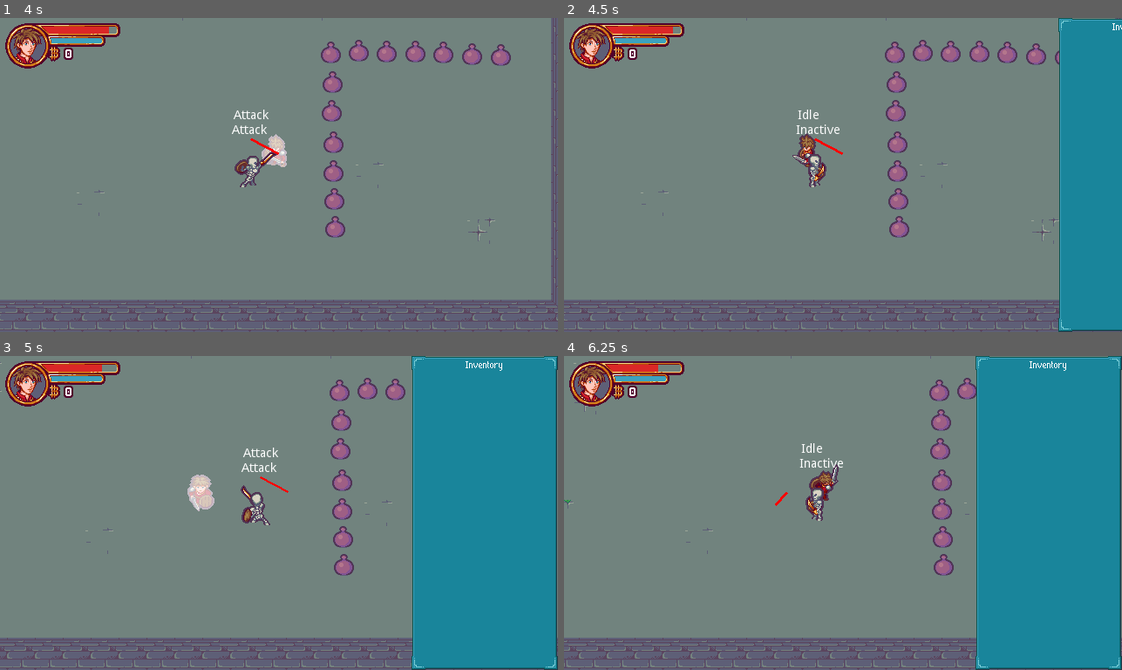
Above: before the commit, frames 1-4 (two rows, left to right).
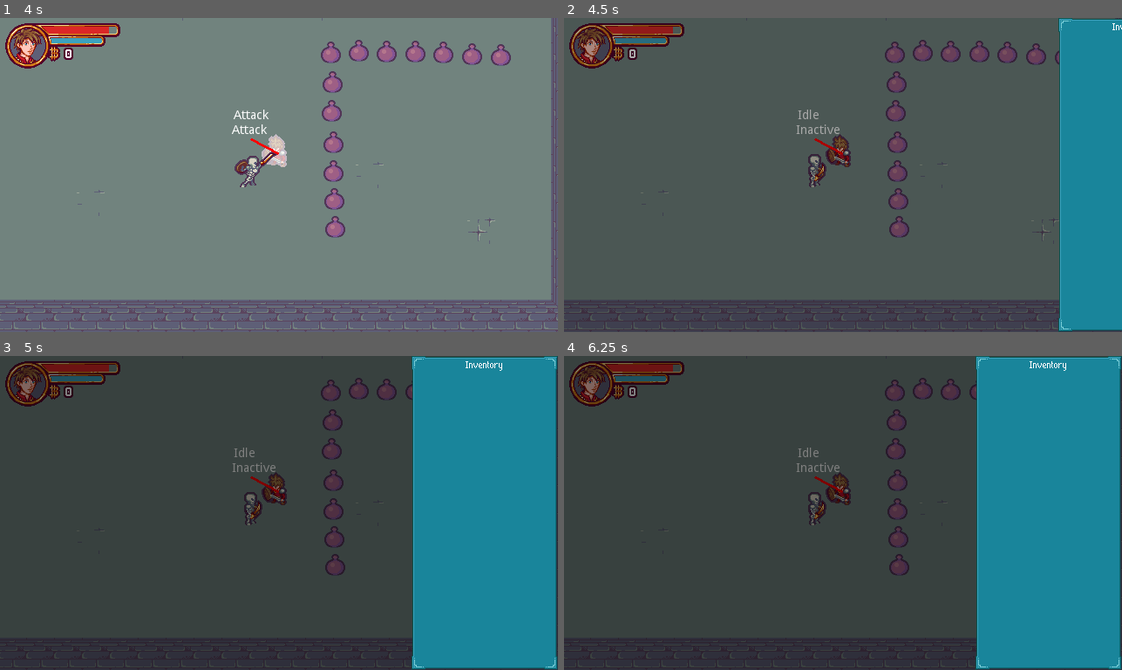
Above: after the commit, the same moments.

Repository: EvilYep/godot-rogue-like-tutorial
Game: Godot game, scene res://Scenes/Levels/Level.tscn
The game is run twice, just before and just after one commit, with the same random seed, the same clock (stepped at 60 frames per second) and the same inputs.
Inputs:
- Up to frame 1 (4 s): tap Enter (ui_accept) at 0.5, 0.77, 1.52, 3.02, 3.77 s; hold Right (ui_right) 0.53-1.28 s; hold Ctrl (block) 0.53-1.28 s; hold Down (ui_down) 1.28-2.03 s; tap Ctrl (block) at 1.35, 2.85 s; hold Right (ui_right) 2.03-2.78 s; hold Ctrl (block) 2.03-2.78 s; hold Up (ui_up) 2.78-3.53 s; hold Left (ui_left) from 3.53 s (still down); hold Ctrl (block) from 3.53 s (still down)
- Up to frame 2 (4.5 s): keep holding Left (ui_left); tap I (inventory) at 4.15 s; release Ctrl (block) at 4.28 s; tap Ctrl (block) at 4.35 s
- Up to frame 3 (5 s): keep holding Left (ui_left); tap Enter (ui_accept) at 4.52 s
- Up to frame 4 (6.25 s): release Left (ui_left) at 5.03 s; hold Down (ui_down) 5.03-5.78 s; hold Ctrl (block) 5.03-5.78 s; hold Right (ui_right) from 5.78 s (still down); tap Ctrl (block) at 5.85 s; tap Enter (ui_accept) at 6.02 s

Frame 1 is identical in both runs. In frame 2, 89% of the frame differs, in the area x 0-100%, y 0-100%; in frame 3, 74%; in frame 4, 74%.

Commit message:
Inventory UI - Navigation :compass:

Diff:
--- a/Resources/ItemDropWeight/MP_potion_weight.tres
+++ b/Resources/ItemDropWeight/MP_potion_weight.tres
@@ -6,4 +6,4 @@
 [resource]
 script = ExtResource( 1 )
 item_data = ExtResource( 2 )
-weight = 5.0
+weight = 20.0
--- a/Resources/ItemDropWeight/void_weight.tres
+++ b/Resources/ItemDropWeight/void_weight.tres
@@ -4,4 +4,4 @@
 
 [resource]
 script = ExtResource( 1 )
-weight = 25.0
+weight = 5.0
--- a/Scenes/Levels/Level.tscn
+++ b/Scenes/Levels/Level.tscn
@@ -18,6 +18,7 @@
 [ext_resource path="res://Scenes/UI/Inventory/InventoryDataManager.gd" type="Script" id=16]
 [ext_resource path="res://Scenes/UI/Inventory/InventoryItemList.gd" type="Script" id=17]
 [ext_resource path="res://Themes/MainTheme.tres" type="Theme" id=18]
+[ext_resource path="res://Scenes/UI/BlackVeil.gd" type="Script" id=19]
 [ext_resource path="res://Scenes/UI/Inventory/Inventory.gd" type="Script" id=20]
 
 [sub_resource type="ConvexPolygonShape2D" id=2]
@@ -546,6 +547,7 @@
 [node name="UI_Container" type="CanvasLayer" parent="."]
 
 [node name="UI" type="Control" parent="UI_Container"]
+pause_mode = 2
 anchor_right = 1.0
 anchor_bottom = 1.0
 theme = ExtResource( 18 )
@@ -622,6 +624,15 @@
 "_edit_lock_": true
 }
 
+[node name="BlackVeil" type="ColorRect" parent="UI_Container/UI"]
+light_mask = 0
+anchor_right = 1.0
+anchor_bottom = 1.0
+color = Color( 0, 0, 0, 0 )
+script = ExtResource( 19 )
+
+[node name="Tween" type="Tween" parent="UI_Container/UI/BlackVeil"]
+
 [node name="Inventory" type="Control" parent="UI_Container/UI"]
 anchor_right = 1.0
 anchor_bottom = 1.0
@@ -680,5 +691,7 @@
 [node name="Door" parent="." instance=ExtResource( 15 )]
 position = Vector2( 480, 32 )
 
+[connection signal="hidden_changed" from="UI_Container/UI/Inventory" to="UI_Container/UI/Inventory/Panel/VBoxContainer/ItemList" method="_on_Inventory_hidden_changed"]
+[connection signal="hidden_changed" from="UI_Container/UI/Inventory" to="UI_Container/UI/BlackVeil" method="_on_Inventory_hidden_changed"]
 [connection signal="item_added" from="UI_Container/UI/Inventory/InventoryDataManager" to="UI_Container/UI/Inventory/Panel/VBoxContainer/ItemList" method="_on_InventoryDataManager_item_added"]
 [connection signal="item_removed" from="UI_Container/UI/Inventory/InventoryDataManager" to="UI_Container/UI/Inventory/Panel/VBoxContainer/ItemList" method="_on_InventoryDataManager_item_removed"]
--- /dev/null
+++ b/Scenes/UI/BlackVeil.gd
@@ -0,0 +1,12 @@
+extends ColorRect
+
+onready var tween = $Tween
+
+func fade(fade_in: bool) -> void:
+	var to = 0.5 if fade_in else 0.0
+
+	tween.interpolate_property(self, "color:a", color.a, to, 0.5)
+	tween.start()
+
+func _on_Inventory_hidden_changed(hidden: bool) -> void:
+	fade(!hidden)
--- a/Scenes/UI/Inventory/Inventory.gd
+++ b/Scenes/UI/Inventory/Inventory.gd
@@ -4,6 +4,7 @@
 
 onready var tween = $Tween
 onready var panel = $Panel
+onready var item_list = $Panel/VBoxContainer/ItemList
 onready var hidden_position = rect_position
 onready var visible_position = rect_position - panel.rect_size * Vector2.RIGHT
 
@@ -38,7 +39,17 @@
 	if Input.is_action_just_pressed("inventory"):
 		set_hidden(!hidden)
 
+	if hidden:
+		return
+
+	if Input.is_action_just_pressed("ui_up"):
+		item_list.navigate_up()
+
+	if Input.is_action_just_pressed("ui_down"):
+		item_list.navigate_down()
+
 #### SIGNAL RESPONSES ####
 
 func _on_hidden_changed(_value :bool) -> void:
 	_animation(!hidden)
+	get_tree().paused = !hidden
--- a/Scenes/UI/Inventory/InventoryItemList.gd
+++ b/Scenes/UI/Inventory/InventoryItemList.gd
@@ -1,6 +1,26 @@
 extends ItemList
 
 class_name InventoryItemList
+
+var selected_item_id : int = -1 setget set_selected_item_id, get_selected_item_id
+
+signal selected_item_id_changed(id)
+
+#### ACCESSORS ####
+
+func set_selected_item_id(value : int) -> void:
+	if selected_item_id == -1:
+		selected_item_id = value
+	else:
+		selected_item_id = wrapi(value, 0, get_item_count())
+
+	emit_signal("selected_item_id_changed", selected_item_id)
+func get_selected_item_id() -> int: return selected_item_id
+
+#### BUILT-IN ####
+
+func _ready() -> void:
+	var __ = connect("selected_item_id_changed", self, "_on_selected_item_id_changed")
 
 #### LOGIC ####
 
@@ -24,6 +44,18 @@
 			return i
 	return -1
 
+func navigate_up() -> void:
+	set_selected_item_id(wrapi(selected_item_id - 1, 0, get_item_count()))
+
+func navigate_down() -> void:
+	set_selected_item_id(selected_item_id + 1)
+
+func _update_selected_item() -> void:
+	if selected_item_id == -1:
+		unselect_all()
+	else:
+		select(selected_item_id)
+
 #### SIGNAL RESPONSES ####
 
 func _on_InventoryDataManager_item_added(item_amount: ItemAmount) -> void:
@@ -31,3 +63,13 @@
 
 func _on_InventoryDataManager_item_removed(item_amount: ItemAmount) -> void:
 	update_item_display(item_amount)
+
+func _on_selected_item_id_changed(_id: int) -> void:
+	_update_selected_item()
+
+func _on_Inventory_hidden_changed(hidden: bool) -> void:
+	if !hidden:
+		if get_item_count() >= 1:
+			set_selected_item_id(0)
+	else:
+		set_selected_item_id(-1)
--- a/project.godot
+++ b/project.godot
@@ -207,8 +207,6 @@
 
 window/size/width=640
 window/size/height=360
-window/size/borderless=true
-window/size/fullscreen=true
 window/stretch/mode="2d"
 window/stretch/aspect="keep_width"
 
Not shown: 1 places in Scenes/Levels/Level.tscn that only renumber resources
